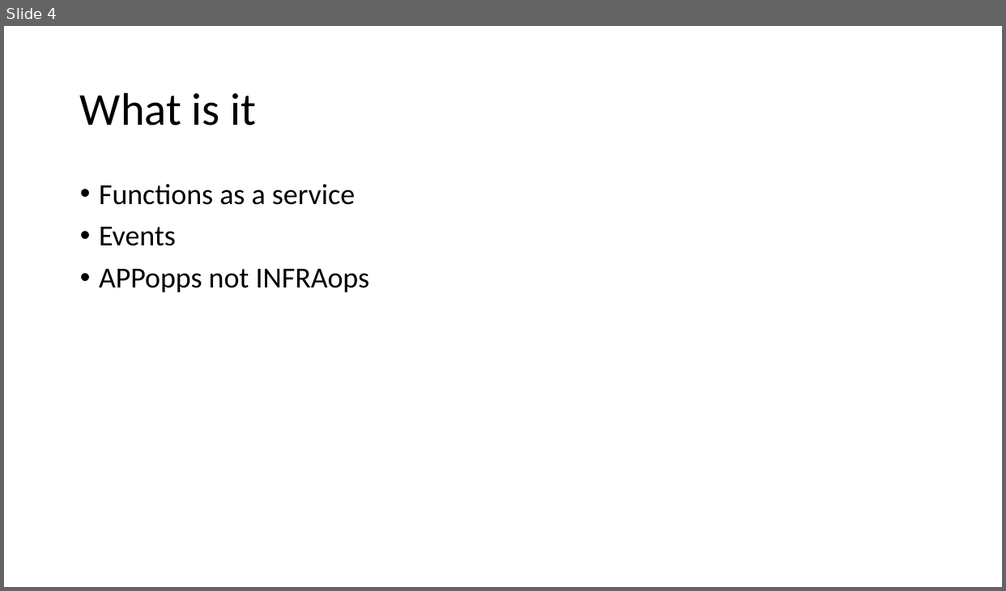
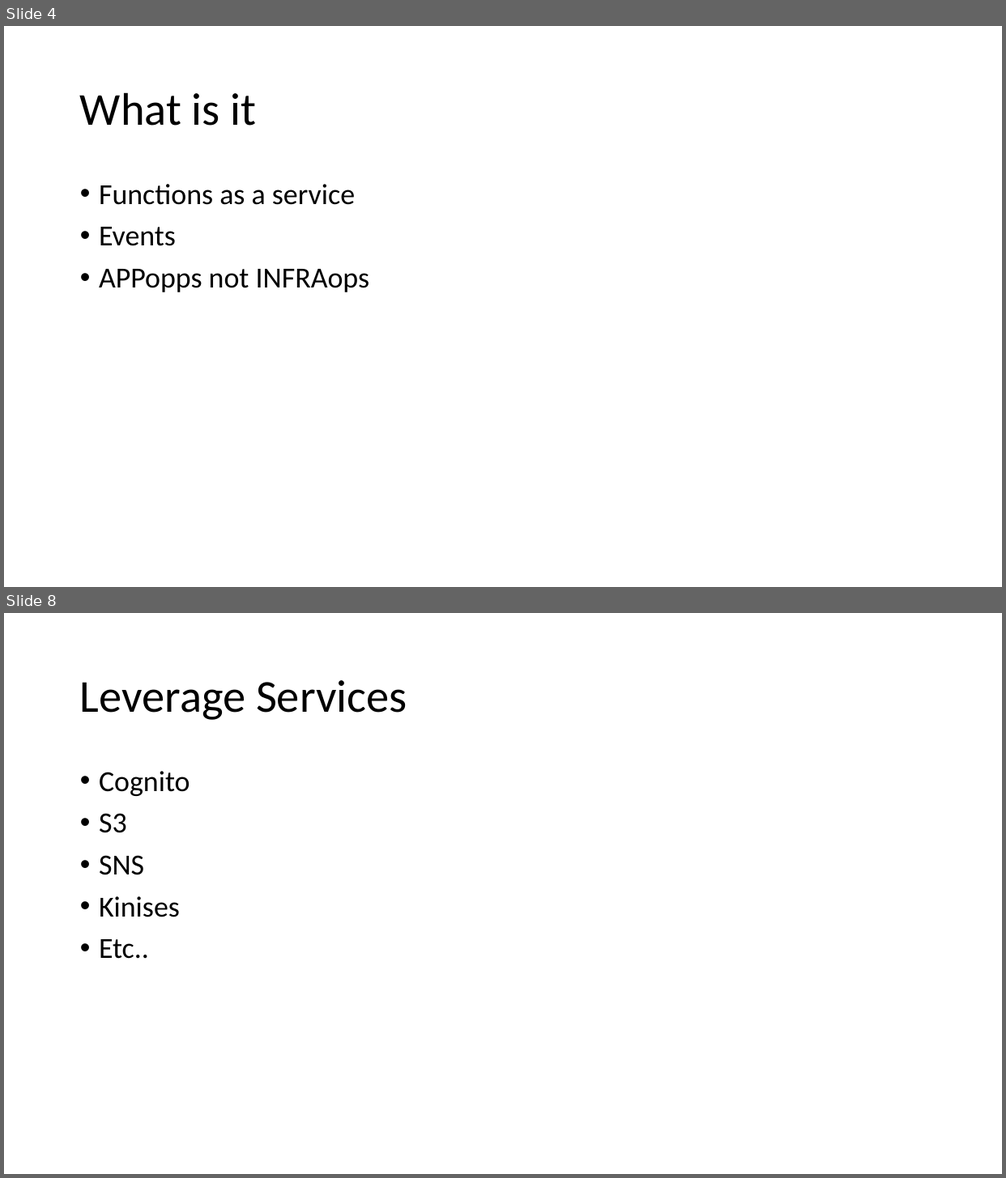
Before and after one commit to adrianpomilio/going-serverless, a slide deck: going-serverless-2017.pptx. Shown one above the other, each under a label of ours: slide 4 before the commit, slides 4 and 8 after it; the slides between them are not shown. The pictures are 1006x591 and 1006x1178 pixels, drawn with LibreOffice and Linux fonts; fonts in the diff are those of the drawing. Boxes give left, top, right and bottom in pixels: in the first picture for what was removed or moved away, otherwise in the second. Text is boxed around its words. In the diff, an @@ line names an element or a change of style, - is before the commit and + after.

```diff
--- a/going-serverless-2017.pptx
+++ b/going-serverless-2017.pptx
@@ slide 8 added at box(4, 613, 1002, 1174), background #FFFFFF @@
@@ title added at box(80, 680, 407, 720), 44 pt, text #000000 @@
+Leverage Services
@@ text added at box(99, 771, 190, 959), 28 pt, text #000000 @@
+• Cognito
+• S3
+• SNS
+• Kinises
+• Etc..
```
Also in this commit, not shown: 1 slide changed, 2 other slides added.
